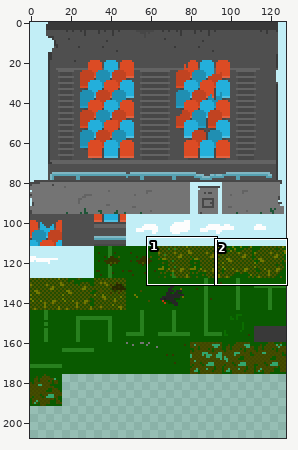
Two states of a sprite sheet, public/images/stadion_tileset_16x16.png. The first picture is a wide view before the edit; the outline marks the close-up.
Close-up. Earlier state:
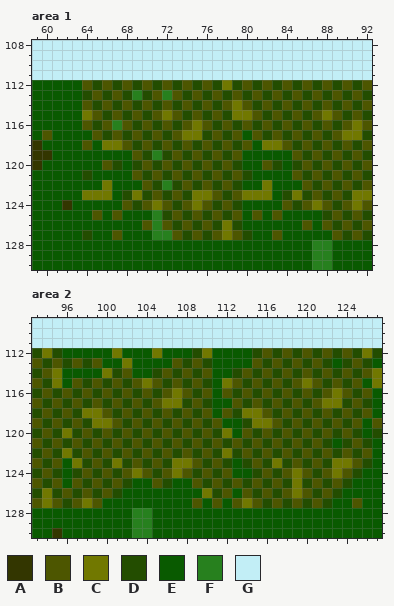
The file is 128x192 pixels. Colours within 5 levels of each other are drawn and written as one. Shown: area 1: x 59..92, y 108..130; area 2: x 93..127, y 109..130. The old version is drawn lined up with the new one, on the new canvas. The commit also changed other parts of the picture, which this record leaves out.
Palette (. is transparent): A #333600  B #4d5600  C #717800  D #234d00  E #095a00  F #27801e  G #c2eef6
Pixels before, area 1, first column x 59:
108 GGGGGGGGGGGGGGGGGGGGGGGGGGGGGGGGGG
109 GGGGGGGGGGGGGGGGGGGGGGGGGGGGGGGGGG
110 GGGGGGGGGGGGGGGGGGGGGGGGGGGGGGGGGG
111 GGGGGGGGGGGGGGGGGGGGGGGGGGGGGGGGGG
112 EEEEEBDBDBDBDBDBDBDCDBDBDBDBDBDBDB
113 EEEEEDBDBDFDBFBDBDBDBDBDBDBDBDBDBD
114 EEEEEBDBDBDBDBDBDBDBCBDBDBDBDBDBDB
115 EEEEECBDBDBDBCBDBDBDCCBDBDBDBCBDBD
116 EEEEEBDBFBDBDBDBCBDBDBDBDBDBDBDBCB
117 EBEEEEBDBDBDBDBCCDBDBEBDBDBDBDBCCD
118 AEEEEBECCBDBDBDBDBDBDBECCBDBDBDBDB
119 AAEEEEEEEEBDFDBDBDBDBEEEEEBDBDBDBD
120 AEEEEEEBDEDBDBDBDBDBDEEBDEDBDBDBDB
121 EEEEEDEEEEBDBDBDBDBDBDEEEEBDBDBDBD
122 EEEEEEECEEEBDFDBDBDBDEECEEEBDBDBDB
123 EEEEECCCEDCDBDBDCCBDBCCCEDCDBDBDCC
124 EEEAEEEEEBDBCBDBCBDBDEEEEBDBCBDBCB
125 EEEEEEBEBEEEFDBDBDBDBEBEBEEEEDBDBD
126 EEEEEEEEEEEBFBDBDBDCDEEEEEEBEBDBDB
127 EEEEEDEEBEEEFFBDBDBCBDEEBEEEEEBDBD
128 EEEEEEEEEEEEEEEEEEEEEEEEEEEEFFEEEE
129 EEEEEEEEEEEEEEEEEEEEEEEEEEEEFFEEEE
130 EEEEEEEEEEEEEEEEEEEEEEEEEEEEFFEEEE
Pixels before, area 2, first column x 93:
109 GGGGGGGGGGGGGGGGGGGGGGGGGGGGGGGGGGG
110 GGGGGGGGGGGGGGGGGGGGGGGGGGGGGGGGGGG
111 GGGGGGGGGGGGGGGGGGGGGGGGGGGGGGGGGGG
112 DCDEEEEECEEECEEEDCEEEEDBDBDBDBDBDCD
113 BDBDBDBEECEEEEBDBDEEEEBDBDBDBDEDBDE
114 DBCEEEECDBEEDBDBDBEEDBDBDBDBDBDBDBC
115 BDCEBDBDBDBCBDBDBDECBDBDBDBCBDBDBEC
116 DBDBDBDBDBDBDBCBDBEBDBDBDBDBDBCBDBE
117 BDBDBDBDBDBDBCCDBDEEBDBDBDBDBCCDBDE
118 DBDBDCCBDBDBDBDBDBEBDCCBDBDBDBDBDBE
119 BDBDBDCCBDBDBDBDBDBEEDCCBDBDBDBDBEB
120 DBDCDBDBDBDBDBDBDBDCEBDBDBDBDBDBDED
121 BDBDBDBDBDBDBDBDBDBDBDBDBDBDBDEDBDE
122 DBDCDBDBDBDBDBDBDBDCDBDBDBDBDBDBDBE
123 BDBECDBDCDBDBDCCBDBDEDBDCDBDBDCCBDE
124 DBDEDBDBDBCBDBCBDBDBEEDBDBCBDBCBDEE
125 BDBEBDBDBDEEBDEEBDBDBDBDBDCDBDBDEEE
126 DCDBDBDBDEEEEEEEECDBEBDBDBCBDBDEEEE
127 BCBDBCBEEEEEEEEEBEBEBCBDBDBDBDEEBEE
128 EEEEEEEEEEFFEEEEEEEEEEEEEEEEEEEEEEE
129 EEEEEEEEEEFFEEEEEEEEEEEEEEEEEEEEEEE
130 EEAEEEEEEEFFEEEEEEEEEEEEEEEEEEEEEEE
The result:
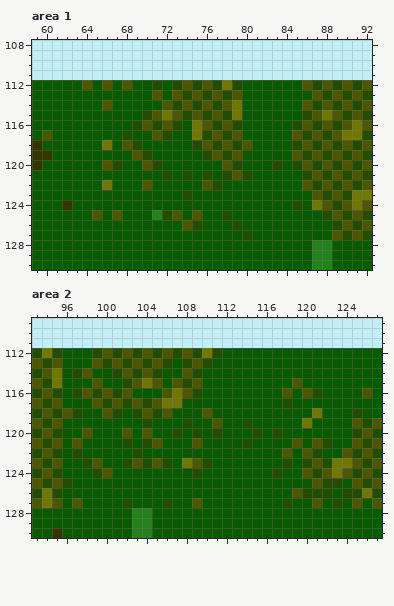
What changed:
canvas 128x192 -> 128x208
Area 1:
y 112: x 65 D -> E; x 67 D -> E; x 69..70 DB -> EE; x 72 B -> E; x 80..85 BDBDBD -> EEEEEE
y 113: x 64..70 DBDBDFD -> EEEEEEE; x 72 F -> E; x 80..86 DBDBDBD -> EEEEEEE
y 114: x 64..65 BD -> EE; x 67..71 DBDBD -> EEEEE; x 80..85 BDBDBD -> EEEEEE
y 115: x 64..69 CBDBDB -> EEEEEE; x 80..85 CBDBDB -> EEEEEE
y 116: x 64..68 BDBFB -> EEEEE; x 74 B -> E; x 80..84 BDBDB -> EEEEE
y 117: x 65..67 BDB -> EEE; x 69..70 BD -> EE; x 73..74 BC -> EE; x 81..84 BDBD -> EEEE
y 118: x 64 B -> E; x 67 C -> E; x 70..74 BDBDB -> EEEEE; x 82..84 CCB -> EEE
y 119: x 71..75 FDBDB -> EEEEE
y 120: x 69 D -> E; x 72..77 BDBDBD -> EEEEEE; x 82 B -> E
y 121: x 64 D -> E; x 69..71 BDB -> EEE; x 73 B -> E; x 75 B -> E; x 77 B -> E; x 85 B -> E
y 122: x 71..75 DFDBD -> EEEEE; x 78..79 BD -> EE; x 82 C -> E
y 123: x 64..66 CCC -> EEE; x 68..73 DCDBDB -> EEEEEE; x 75..82 CCBDBCCC -> EEEEEEEE; x 84..86 DCD -> EEE
y 124: x 68..79 BDBCBDBCBDBD -> EEEEEEEEEEEE; x 84 B -> E; x 86 B -> E
y 125: x 74 D -> E; x 76..77 DB -> EE; x 79 B -> E; x 81 B -> E; x 83 B -> E
y 126: x 70..73 BFBD -> EEEE; x 76..78 BDC -> EEE; x 86 B -> E; x 88 B -> E
y 127: x 64 D -> E; x 67 B -> E; x 71..79 FFBDBDBCB -> EEEEEEEEE; x 83 B -> E
Area 2:
y 112: x 99..108 EECEEECEEE -> DBDBDBDBDB; x 111 E -> D; x 115..127 DBDBDBDBDBDCD -> EEEEEEEEEEEEE
y 113: x 96..98 DBD -> EEE; x 100..107 EECEEEEB -> DBDBDBDE; x 115..122 BDBDBDBD -> EEEEEEEE; x 124..126 DBD -> EEE
y 114: x 97..98 EE -> DB; x 100 C -> E; x 103..104 EE -> DB; x 106..107 BD -> EE; x 110 B -> E; x 113..127 DBDBDBDBDBDBDBC -> EEEEEEEEEEEEEEE
y 115: x 97..98 BD -> EE; x 100..101 DB -> EE; x 106 D -> E; x 110 D -> E; x 112..118 CBDBDBD -> EEEEEEE; x 120..125 CBDBDB -> EEEEEE; x 127 C -> E
y 116: x 96 B -> E; x 103..105 DBD -> EEE; x 110 B -> E; x 112..117 BDBDBD -> EEEEEE; x 119 D -> E; x 122..125 BCBD -> EEEE
y 117: x 96..98 DBD -> EEE; x 108..110 DBD -> EEE; x 113..117 BDBDB -> EEEEE; x 119..126 BDBCCDBD -> EEEEEEEE
y 118: x 98..99 CC -> EE; x 102 B -> E; x 107..109 DBD -> EEE; x 112..124 BDCCBDBDBDBDB -> EEEEEEEEECEEE; x 126 B -> E
y 119: x 96..103 DBDCCBDB -> EEEEEEEE; x 105..107 BDB -> EEE; x 109..110 BD -> EE; x 115..124 CCBDBDBDBD -> EEEEECEEEE; x 126 E -> D
y 120: x 96..97 CD -> EE; x 99..101 DBD -> EEE; x 103 D -> E; x 105..106 DB -> EE; x 108 B -> E; x 110 B -> E; x 112 C -> E; x 114 B -> E; x 116 B -> E; x 118..124 BDBDBDB -> EEEEEEE; x 126 E -> B
y 121: x 96 D -> E; x 98..101 DBDB -> EEEE; x 103 B -> E; x 106..108 DBD -> EEE; x 110..113 DBDB -> EEEE; x 115..118 BDBD -> EEEE; x 120 D -> E; x 124 D -> E; x 127 E -> B
y 122: x 96 C -> E; x 98..102 BDBDB -> EEEEE; x 104..117 BDBDBDBDCDBDBD -> EEEEEEEEEEEEEE; x 119 D -> E; x 122..123 BD -> EE; x 127 E -> D
y 123: x 97 C -> E; x 100..101 DC -> EE; x 107 C -> E; x 111..112 BD -> EE; x 114..117 DBDC -> EEEE; x 119 B -> E; x 127 E -> B
y 124: x 97..98 DB -> EE; x 101..108 DBCBDBCB -> EEEEEEEE; x 110..112 BDB -> EEE; x 115..116 DB -> EE; x 118..119 BC -> EE; x 126..127 EE -> BD
y 125: x 96..102 EBDBDBD -> DEEEEEE; x 105..106 BD -> EE; x 109..120 BDBDBDBDBDCD -> EEEEEEEEEEEE; x 123..127 BDEEE -> DEBDB
y 126: x 96..101 BDBDBD -> EEEEEE; x 110..112 CDB -> EEE; x 114..120 BDBDBCB -> EEEEEBD; x 122..127 BDEEEE -> DEDDCD
y 127: x 96 D -> E; x 98..99 CB -> EE; x 102 E -> D; x 106 E -> D; x 111 B -> E; x 113..117 BCBDB -> EEEEE; x 119..120 BD -> EE; x 122..123 DE -> ED; x 127 E -> B
Pixel boxes of the changes (left, top, right, bottom) in both close-ups:
changed: (82, 80, 332, 240)
changed: (62, 348, 382, 508)
